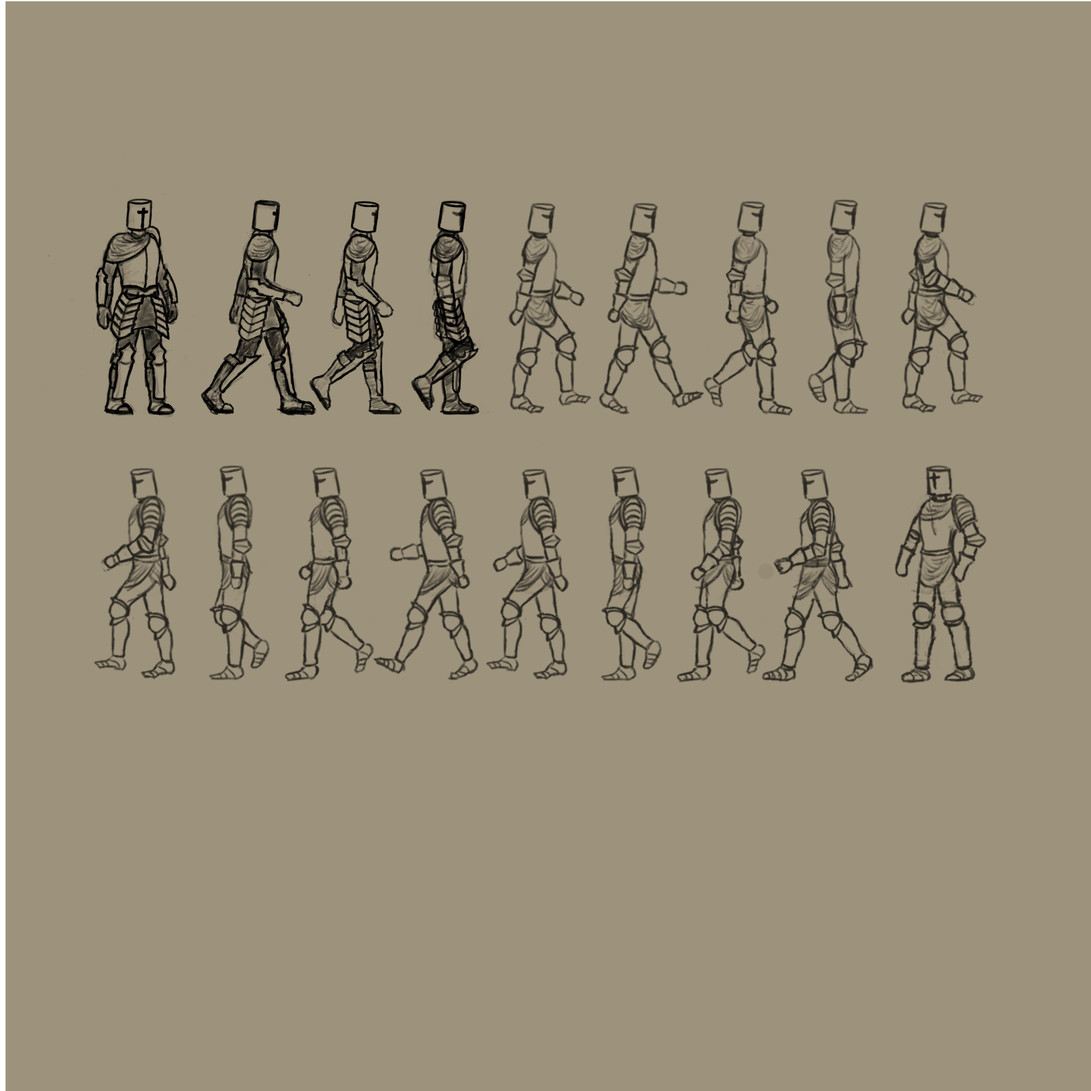
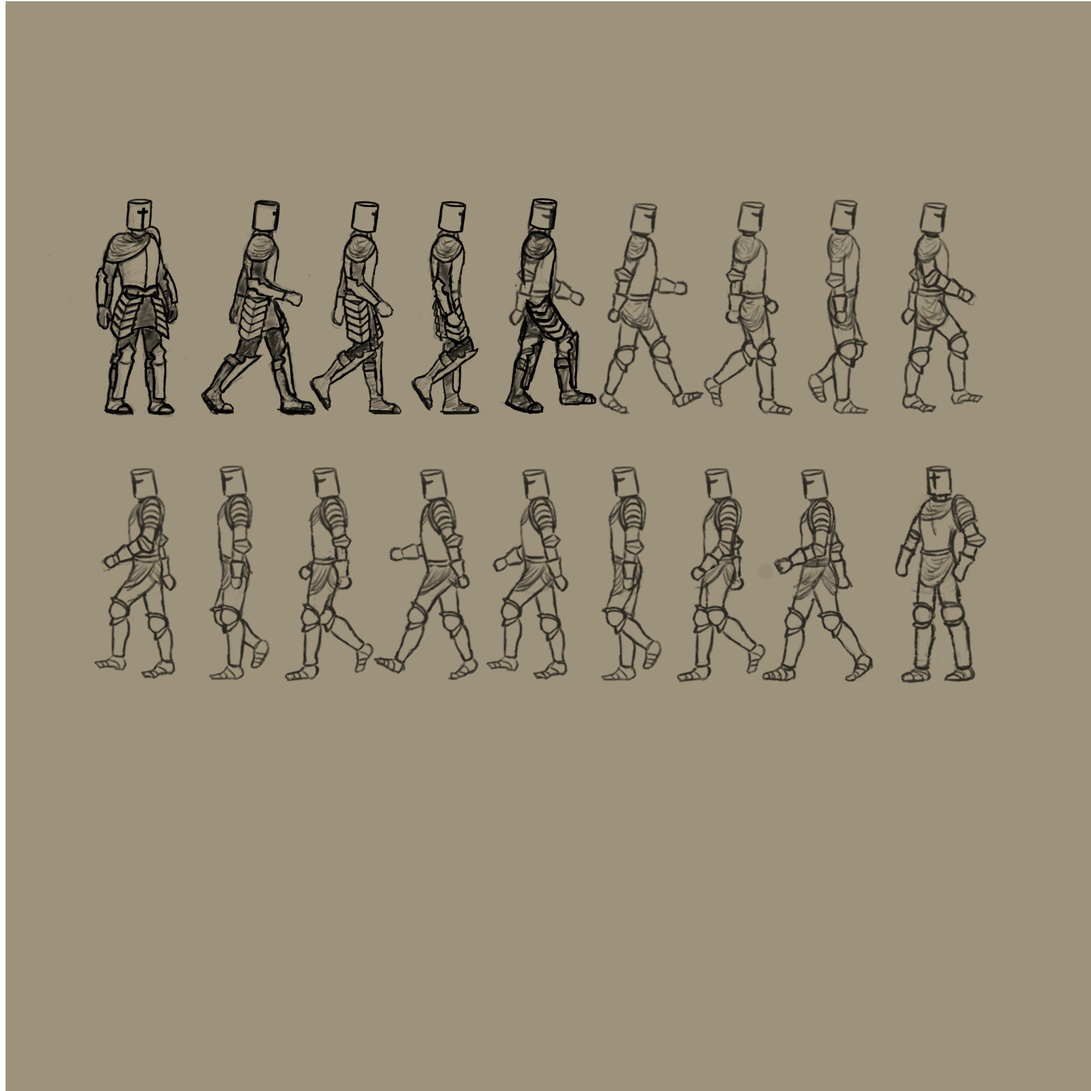
Two versions of the same layered image (w=1091, h=1091). Layer-by-layer changes:
removed layer "Layer #2" over [left=434, top=270, right=459, bottom=328]
removed layer "Pasted Layer #2" over [left=432, top=291, right=471, bottom=351]
removed layer "Pasted Layer #1" over [left=415, top=200, right=478, bottom=416]
painted on "Walking Left" over [left=415, top=197, right=597, bottom=416]
painted on "Walking Right" over [left=415, top=199, right=478, bottom=416]
